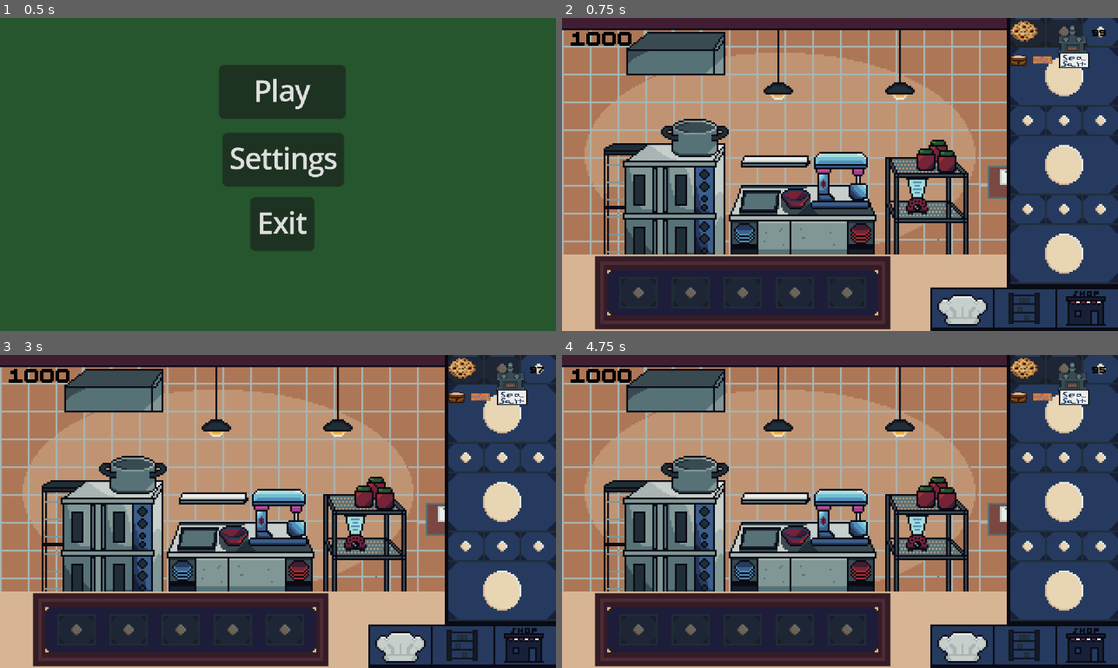
Above: before the commit, frames 1-4 (two rows, left to right).
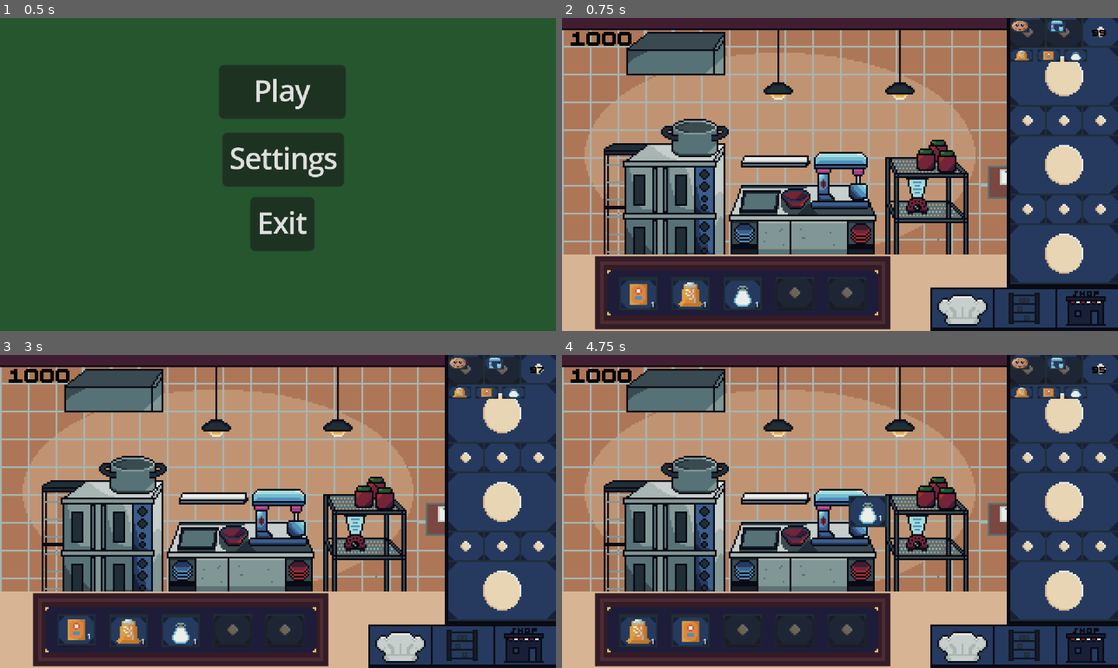
Above: after the commit, the same moments.

Repository: amusci/sweet-treat
Game: Godot game, scene res://Scenes/Areas/UIScenes/title_screen.tscn
Two runs of this game, one before a commit and one after it. Both use one fixed random seed, a clock stepped at 60 frames per second and the inputs below.
Inputs (mouse positions are in pixels of both pictures, inside the frame that each line leads up to):
- Up to frame 1 (0.5 s): no input
- Up to frame 2 (0.75 s): click "Play" at 0.5 s
- Up to frame 3 (3 s): tap Enter at 1.25 s; drag from (111, 536) to (283, 517) at 1.27 s; tap Space at 2 s; drag from (283, 517) to (111, 536) at 2.02 s; move the mouse to (77, 630) at 2.77 s; click (77, 630) at 2.92 s
- Up to frame 4 (4.75 s): tap Enter at 3.5 s; drag from (689, 630) to (845, 517) at 3.52 s; tap Space at 4.25 s; drag from (739, 630) to (867, 511) at 4.27 s

Frame 1 is identical in both runs. In frame 2, 2.6% of the frame differs, in the area x 10-95%, y 0-93%; in frame 3, 2.6%; in frame 4, 2.8%.

Commit message:
update resources and slots

Diff:
--- a/Resources/IngredientResources/dryIngredientResources/baking_soda.tres
+++ b/Resources/IngredientResources/dryIngredientResources/baking_soda.tres
@@ -1,11 +1,11 @@
 [gd_resource type="Resource" script_class="Ingredient" load_steps=3 format=3 uid="uid://bscgdv7tmnru"]
 
 [ext_resource type="Script" uid="uid://ns5k051rba57" path="res://Scripts/ResourceClasses/Ingredient.gd" id="1_ffeaj"]
-[ext_resource type="Texture2D" uid="uid://ca2xwqvxlpetl" path="res://Assets/TempAssets/Baking_Soda.png" id="1_yk8u1"]
+[ext_resource type="Texture2D" uid="uid://ct6g8fdj4qq3w" path="res://Assets/lukas82325/Sprites/Baking Soda.png" id="1_kmjvl"]
 
 [resource]
 script = ExtResource("1_ffeaj")
 title = "Baking Soda"
 description = "This is Baking Soda"
-icon = ExtResource("1_yk8u1")
+icon = ExtResource("1_kmjvl")
 price = 20.0
--- a/Resources/IngredientResources/dryIngredientResources/flour.tres
+++ b/Resources/IngredientResources/dryIngredientResources/flour.tres
@@ -1,11 +1,11 @@
 [gd_resource type="Resource" script_class="Ingredient" load_steps=3 format=3 uid="uid://b5gvgfhupsx1o"]
 
-[ext_resource type="Texture2D" uid="uid://dytopvc3rkp4d" path="res://Assets/FoodAssets/IngredientAssets/DryIngredientAssets/josieFlour.png" id="1_uxghp"]
+[ext_resource type="Texture2D" uid="uid://dfsjdedqawgx1" path="res://Assets/lukas82325/Sprites/Flour.png" id="1_2hnjq"]
 [ext_resource type="Script" uid="uid://ns5k051rba57" path="res://Scripts/ResourceClasses/Ingredient.gd" id="2_e1yng"]
 
 [resource]
 script = ExtResource("2_e1yng")
 title = "Flour"
 description = "This is flour"
-icon = ExtResource("1_uxghp")
+icon = ExtResource("1_2hnjq")
 price = 50.0
--- a/Resources/IngredientResources/dryIngredientResources/sea_salt.tres
+++ b/Resources/IngredientResources/dryIngredientResources/sea_salt.tres
@@ -1,11 +1,11 @@
 [gd_resource type="Resource" script_class="Ingredient" load_steps=3 format=3 uid="uid://b22e0h2xh7sfx"]
 
-[ext_resource type="Texture2D" uid="uid://bs7s1710qmt6u" path="res://Assets/TempAssets/Sea-Salt.png" id="1_uxm1c"]
+[ext_resource type="Texture2D" uid="uid://c4bvtkev13dre" path="res://Assets/lukas82325/Sprites/Salt.png" id="1_1w3q5"]
 [ext_resource type="Script" uid="uid://ns5k051rba57" path="res://Scripts/ResourceClasses/Ingredient.gd" id="2_qv4p3"]
 
 [resource]
 script = ExtResource("2_qv4p3")
 title = "Sea Salt"
 description = "This is Sea Salt"
-icon = ExtResource("1_uxm1c")
+icon = ExtResource("1_1w3q5")
 price = 45.0
--- a/Resources/IngredientResources/dryIngredientResources/sugar.tres
+++ b/Resources/IngredientResources/dryIngredientResources/sugar.tres
@@ -1,11 +1,11 @@
 [gd_resource type="Resource" script_class="Ingredient" load_steps=3 format=3 uid="uid://dck7jlw3lmsvy"]
 
-[ext_resource type="Texture2D" uid="uid://3yoy2puyrd8" path="res://Assets/FoodAssets/IngredientAssets/DryIngredientAssets/josieSugar.png" id="1_v700d"]
+[ext_resource type="Texture2D" uid="uid://fia70r7eia8k" path="res://Assets/lukas82325/Sprites/Sugar.png" id="1_jjsmw"]
 [ext_resource type="Script" uid="uid://ns5k051rba57" path="res://Scripts/ResourceClasses/Ingredient.gd" id="2_jeqhe"]
 
 [resource]
 script = ExtResource("2_jeqhe")
 title = "Sugar"
 description = "This is Sugar"
-icon = ExtResource("1_v700d")
+icon = ExtResource("1_jjsmw")
 price = 75.0
--- a/Resources/IngredientResources/wetIngredientResources/butter.tres
+++ b/Resources/IngredientResources/wetIngredientResources/butter.tres
@@ -1,11 +1,11 @@
 [gd_resource type="Resource" script_class="Ingredient" load_steps=3 format=3 uid="uid://ehkrduea8x4a"]
 
-[ext_resource type="Texture2D" uid="uid://dhf7ct8pu8moo" path="res://Assets/TempAssets/Butter.png" id="1_6u1op"]
+[ext_resource type="Texture2D" uid="uid://d2fc3rf5bmft3" path="res://Assets/lukas82325/Sprites/Butter.png" id="1_3ulda"]
 [ext_resource type="Script" uid="uid://ns5k051rba57" path="res://Scripts/ResourceClasses/Ingredient.gd" id="2_r8a4r"]
 
 [resource]
 script = ExtResource("2_r8a4r")
 title = "Butter"
 description = "This is Butter"
-icon = ExtResource("1_6u1op")
+icon = ExtResource("1_3ulda")
 price = 50.0
--- a/Resources/IngredientResources/wetIngredientResources/egg.tres
+++ b/Resources/IngredientResources/wetIngredientResources/egg.tres
@@ -1,11 +1,11 @@
 [gd_resource type="Resource" script_class="Ingredient" load_steps=3 format=3 uid="uid://bm5wa7wu7j2lo"]
 
-[ext_resource type="Texture2D" uid="uid://bca1kcgfxe5y0" path="res://Assets/TempAssets/Egg.png" id="1_hdj3d"]
+[ext_resource type="Texture2D" uid="uid://dgkyp7ovbn20x" path="res://Assets/lukas82325/Sprites/Egg.png" id="1_n6vv8"]
 [ext_resource type="Script" uid="uid://ns5k051rba57" path="res://Scripts/ResourceClasses/Ingredient.gd" id="2_wnf54"]
 
 [resource]
 script = ExtResource("2_wnf54")
 title = "Egg"
 description = "This is Egg"
-icon = ExtResource("1_hdj3d")
+icon = ExtResource("1_n6vv8")
 price = 45.0
--- a/Resources/IngredientResources/wetIngredientResources/vanilla_extract.tres
+++ b/Resources/IngredientResources/wetIngredientResources/vanilla_extract.tres
@@ -1,11 +1,11 @@
 [gd_resource type="Resource" script_class="Ingredient" load_steps=3 format=3 uid="uid://bmgduypa23b6h"]
 
-[ext_resource type="Texture2D" uid="uid://7q07knpe2cdg" path="res://Assets/TempAssets/Vanilla_Extract.png" id="1_4hayg"]
+[ext_resource type="Texture2D" uid="uid://b4d4jigr4qci7" path="res://Assets/lukas82325/Sprites/Vanilla Extract.png" id="1_a67x7"]
 [ext_resource type="Script" uid="uid://ns5k051rba57" path="res://Scripts/ResourceClasses/Ingredient.gd" id="2_xm634"]
 
 [resource]
 script = ExtResource("2_xm634")
 title = "Vanilla Extract"
 description = "This is VE"
-icon = ExtResource("1_4hayg")
+icon = ExtResource("1_a67x7")
 price = 65.0
--- a/Resources/RecipeResources/FinishedRecipeResources/chocolate_chip_cookie.tres
+++ b/Resources/RecipeResources/FinishedRecipeResources/chocolate_chip_cookie.tres
@@ -1,10 +1,10 @@
 [gd_resource type="Resource" script_class="Recipe" load_steps=7 format=3 uid="uid://bq7n7n1o4h666"]
 
-[ext_resource type="Texture2D" uid="uid://c3sad6hogv6ue" path="res://Assets/FoodAssets/FinishedFoodAssets/CookieAssets/cookiebomb.png" id="1_0io6r"]
 [ext_resource type="Script" uid="uid://db58b0en31pin" path="res://Scripts/ResourceClasses/Recipe.gd" id="1_la24q"]
 [ext_resource type="Script" uid="uid://2afi4mayu2gq" path="res://Scripts/ResourceClasses/RecipeRequirement.gd" id="1_mcsu6"]
+[ext_resource type="Texture2D" uid="uid://xtbia0ifsr2e" path="res://Assets/lukas82325/Sprites/Cookie.png" id="1_yo38j"]
 [ext_resource type="Resource" uid="uid://bbpdh55jflj0h" path="res://Resources/RecipeResources/InbetweenRecipeResources/cookie_dough.tres" id="2_k3dlt"]
-[ext_resource type="Texture2D" uid="uid://cjnorlh67a2tn" path="res://Assets/TempAssets/ovenTemp.png" id="5_yo38j"]
+[ext_resource type="Texture2D" uid="uid://4vuo54uhv8x2" path="res://Assets/lukas82325/Sprites/Oven.png" id="5_yo38j"]
 
 [sub_resource type="Resource" id="Resource_k3yvg"]
 script = ExtResource("1_mcsu6")
@@ -13,7 +13,7 @@
 [resource]
 script = ExtResource("1_la24q")
 title = "Chocolate Chip Cookie"
-icon = ExtResource("1_0io6r")
+icon = ExtResource("1_yo38j")
 description = "This is a CCC"
 category = "finished"
 ingredients = Array[ExtResource("1_mcsu6")]([SubResource("Resource_k3yvg")])
--- a/Resources/RecipeResources/InbetweenRecipeResources/self_rising_dough.tres
+++ b/Resources/RecipeResources/InbetweenRecipeResources/self_rising_dough.tres
@@ -1,11 +1,11 @@
 [gd_resource type="Resource" script_class="Recipe" load_steps=11 format=3 uid="uid://cwtg4nksbkhqf"]
 
-[ext_resource type="Texture2D" uid="uid://dsr0os6v1t08y" path="res://Assets/TempAssets/Bowl_Empty.png" id="1_bnlqk"]
 [ext_resource type="Resource" uid="uid://b5gvgfhupsx1o" path="res://Resources/IngredientResources/dryIngredientResources/flour.tres" id="1_cmwlw"]
+[ext_resource type="Texture2D" uid="uid://clc5ot3ul1ak6" path="res://Assets/lukas82325/Sprites/Self Rising Dough.png" id="1_kvj1w"]
 [ext_resource type="Script" uid="uid://2afi4mayu2gq" path="res://Scripts/ResourceClasses/RecipeRequirement.gd" id="2_hupyq"]
 [ext_resource type="Resource" uid="uid://bscgdv7tmnru" path="res://Resources/IngredientResources/dryIngredientResources/baking_soda.tres" id="3_c1vfy"]
 [ext_resource type="Resource" uid="uid://b22e0h2xh7sfx" path="res://Resources/IngredientResources/dryIngredientResources/sea_salt.tres" id="4_gof8e"]
-[ext_resource type="Texture2D" uid="uid://dfa5lhl7on2ki" path="res://Assets/TempAssets/Stove_Sketch.png" id="7_kvj1w"]
+[ext_resource type="Texture2D" uid="uid://cpptwetba8cfq" path="res://Assets/lukas82325/Sprites/Mixer.png" id="7_kvj1w"]
 [ext_resource type="Script" uid="uid://db58b0en31pin" path="res://Scripts/ResourceClasses/Recipe.gd" id="9_eneie"]
 
 [sub_resource type="Resource" id="Resource_6ln8n"]
@@ -23,7 +23,7 @@
 [resource]
 script = ExtResource("9_eneie")
 title = "Self Rising Dough"
-icon = ExtResource("1_bnlqk")
+icon = ExtResource("1_kvj1w")
 description = "SRD"
 category = "inbetween"
 ingredients = Array[ExtResource("2_hupyq")]([SubResource("Resource_6ln8n"), SubResource("Resource_si7ht"), SubResource("Resource_djmpx")])
--- a/Scenes/Machines/fridge.tscn
+++ b/Scenes/Machines/fridge.tscn
@@ -1,8 +1,11 @@
-[gd_scene load_steps=5 format=3 uid="uid://m07v5i1n8ugu"]
+[gd_scene load_steps=8 format=3 uid="uid://m07v5i1n8ugu"]
 
 [ext_resource type="Texture2D" uid="uid://bur3ygr21flod" path="res://Assets/TempAssets/fridgeTemp.png" id="1_dgwsk"]
 [ext_resource type="Script" uid="uid://brs005kj6nqdw" path="res://Scripts/MachineClasses/Fridge.gd" id="1_nh1lm"]
 [ext_resource type="PackedScene" uid="uid://dfseuxorrds8m" path="res://Scenes/NonUpgradables/tablehotbar/inventory_slot.tscn" id="2_at4fk"]
+[ext_resource type="Resource" uid="uid://bscgdv7tmnru" path="res://Resources/IngredientResources/dryIngredientResources/baking_soda.tres" id="4_1ishy"]
+[ext_resource type="Resource" uid="uid://b5gvgfhupsx1o" path="res://Resources/IngredientResources/dryIngredientResources/flour.tres" id="5_7l55e"]
+[ext_resource type="Resource" uid="uid://b22e0h2xh7sfx" path="res://Resources/IngredientResources/dryIngredientResources/sea_salt.tres" id="6_7l55e"]
 
 [sub_resource type="RectangleShape2D" id="RectangleShape2D_qhi1q"]
 size = Vector2(32, 58)
@@ -27,12 +30,18 @@
 
 [node name="FridgeSlot" parent="Inventory" instance=ExtResource("2_at4fk")]
 layout_mode = 2
+item = ExtResource("4_1ishy")
+amount = 1
 
 [node name="FridgeSlot2" parent="Inventory" instance=ExtResource("2_at4fk")]
 layout_mode = 2
+item = ExtResource("5_7l55e")
+amount = 2
 
 [node name="FridgeSlot3" parent="Inventory" instance=ExtResource("2_at4fk")]
 layout_mode = 2
+item = ExtResource("6_7l55e")
+amount = 1
 
 [node name="FridgeSlot4" parent="Inventory" instance=ExtResource("2_at4fk")]
 layout_mode = 2
--- a/Scenes/Machines/mixing_station.tscn
+++ b/Scenes/Machines/mixing_station.tscn
@@ -21,10 +21,11 @@
 shape = SubResource("RectangleShape2D_m4321")
 
 [node name="OutputSlot" parent="." instance=ExtResource("3_eop8k")]
+custom_minimum_size = Vector2(22, 18)
 offset_left = -16.0
 offset_top = -46.0
-offset_right = 4.0
-offset_bottom = -30.0
+offset_right = 6.0
+offset_bottom = -28.0
 
 [connection signal="mouse_entered" from="." to="." method="_on_mouse_entered"]
 [connection signal="mouse_exited" from="." to="." method="_on_mouse_exited"]
--- a/Scenes/Machines/oven.tscn
+++ b/Scenes/Machines/oven.tscn
@@ -22,9 +22,10 @@
 shape = SubResource("RectangleShape2D_5vh13")
 
 [node name="OutputSlot" parent="." instance=ExtResource("3_pokic")]
+custom_minimum_size = Vector2(22, 18)
 offset_left = -52.0
 offset_top = -15.0
-offset_right = -32.0
-offset_bottom = 1.0
+offset_right = -30.0
+offset_bottom = 3.0
 
 [connection signal="pressed" from="Button" to="." method="_on_button_pressed"]
--- a/Scenes/NonUpgradables/tablehotbar/hotbar.tscn
+++ b/Scenes/NonUpgradables/tablehotbar/hotbar.tscn
@@ -1,8 +1,11 @@
-[gd_scene load_steps=4 format=3 uid="uid://q1v1svbbga3m"]
+[gd_scene load_steps=7 format=3 uid="uid://q1v1svbbga3m"]
 
 [ext_resource type="Script" uid="uid://j4lctlyhillb" path="res://Scenes/NonUpgradables/tablehotbar/hotbar.gd" id="1_yxu82"]
 [ext_resource type="PackedScene" uid="uid://dfseuxorrds8m" path="res://Scenes/NonUpgradables/tablehotbar/inventory_slot.tscn" id="2_wps2s"]
 [ext_resource type="Texture2D" uid="uid://b2nhv5vp0ip3m" path="res://Assets/lukas82325/Hotbar.png" id="3_2mo1k"]
+[ext_resource type="Resource" uid="uid://bscgdv7tmnru" path="res://Resources/IngredientResources/dryIngredientResources/baking_soda.tres" id="4_kykox"]
+[ext_resource type="Resource" uid="uid://b5gvgfhupsx1o" path="res://Resources/IngredientResources/dryIngredientResources/flour.tres" id="5_kmv8b"]
+[ext_resource type="Resource" uid="uid://b22e0h2xh7sfx" path="res://Resources/IngredientResources/dryIngredientResources/sea_salt.tres" id="6_372kr"]
 
 [node name="Control" type="Control"]
 layout_mode = 3
@@ -12,6 +15,7 @@
 
 [node name="TextureRect" type="TextureRect" parent="."]
 z_index = -4
+layout_mode = 0
 offset_right = 170.0
 offset_bottom = 42.0
 texture = ExtResource("3_2mo1k")
@@ -19,7 +23,7 @@
 
 [node name="Hotbar" type="HBoxContainer" parent="TextureRect"]
 z_index = 2
-custom_minimum_size = Vector2(140, 16)
+custom_minimum_size = Vector2(140, 18)
 layout_mode = 1
 anchors_preset = 5
 anchor_left = 0.5
@@ -29,18 +33,24 @@
 offset_right = 70.0
 offset_bottom = 29.0
 grow_horizontal = 2
-theme_override_constants/separation = 10
+theme_override_constants/separation = 8
 alignment = 1
 script = ExtResource("1_yxu82")
 
 [node name="Slot" parent="TextureRect/Hotbar" instance=ExtResource("2_wps2s")]
 layout_mode = 2
+item = ExtResource("4_kykox")
+amount = 1
 
 [node name="Slot2" parent="TextureRect/Hotbar" instance=ExtResource("2_wps2s")]
 layout_mode = 2
+item = ExtResource("5_kmv8b")
+amount = 1
 
 [node name="Slot3" parent="TextureRect/Hotbar" instance=ExtResource("2_wps2s")]
 layout_mode = 2
+item = ExtResource("6_372kr")
+amount = 1
 
 [node name="Slot4" parent="TextureRect/Hotbar" instance=ExtResource("2_wps2s")]
 layout_mode = 2
--- a/Scenes/NonUpgradables/tablehotbar/inventory_slot.tscn
+++ b/Scenes/NonUpgradables/tablehotbar/inventory_slot.tscn
@@ -4,13 +4,13 @@
 
 [node name="Slot" type="Panel"]
 z_index = -1
-custom_minimum_size = Vector2(20, 16)
+custom_minimum_size = Vector2(22, 18)
 script = ExtResource("1_1qonm")
 
 [node name="Icon" type="TextureRect" parent="."]
-custom_minimum_size = Vector2(20, 16)
+custom_minimum_size = Vector2(22, 18)
 layout_mode = 0
-offset_right = 21.0
+offset_right = 20.0
 offset_bottom = 16.0
 stretch_mode = 2
 
--- a/Scenes/Shop/shop.tscn
+++ b/Scenes/Shop/shop.tscn
@@ -81,7 +81,7 @@
 
 [node name="BakingSodaOutput" parent="ScrollContainer/VBoxContainer/BakingSodaSlot" instance=ExtResource("4_xybqi")]
 z_index = 1
-custom_minimum_size = Vector2(21, 16)
+custom_minimum_size = Vector2(22, 18)
 layout_mode = 0
 offset_left = 149.0
 offset_top = 12.0
@@ -127,7 +127,7 @@
 
 [node name="EggOutput" parent="ScrollContainer/VBoxContainer/EggSlot" instance=ExtResource("4_xybqi")]
 z_index = 1
-custom_minimum_size = Vector2(21, 16)
+custom_minimum_size = Vector2(22, 18)
 layout_mode = 0
 offset_left = 148.0
 offset_top = 5.0
